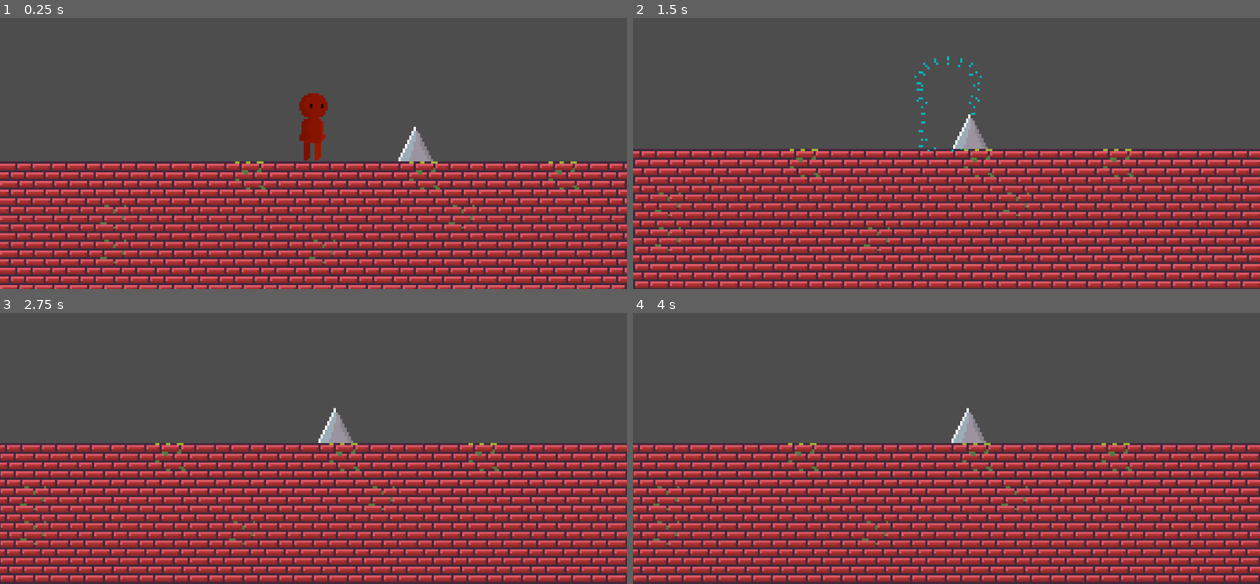
Above: before the commit, frames 1-4 (two rows, left to right).
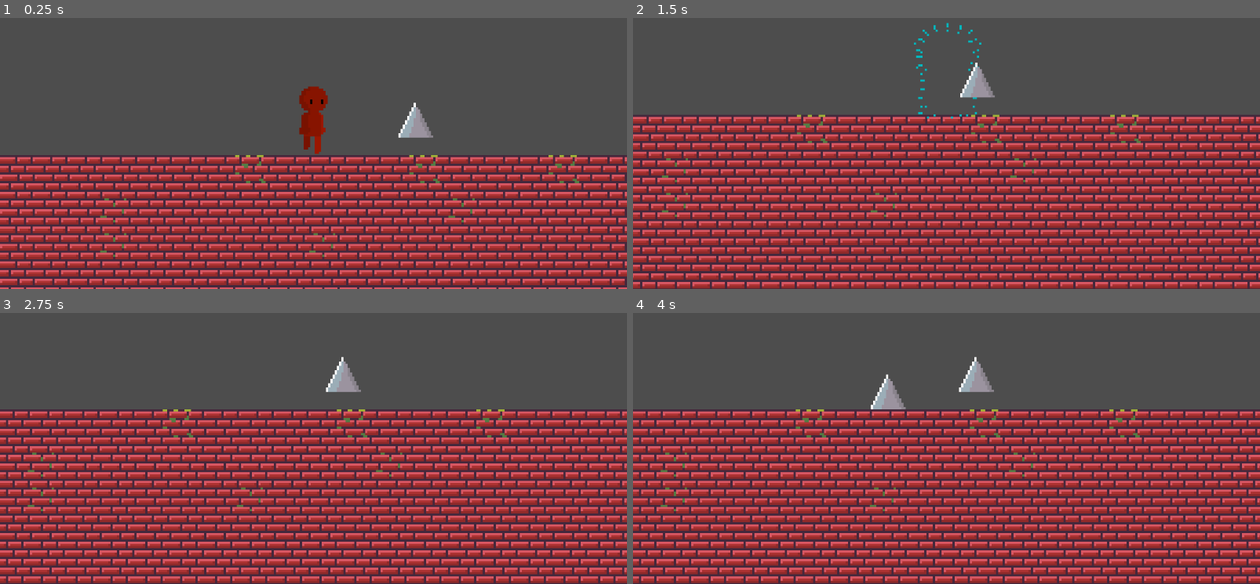
Above: after the commit, the same moments.

Repository: ratmanZorry/GJL-game-parade-game
Game: Godot game, scene res://scenes/main.tscn
Two runs of this game, one before a commit and one after it. Both use one fixed random seed, a clock stepped at 60 frames per second and the inputs below.
Inputs:
- Up to frame 1 (0.25 s): no input
- Up to frame 2 (1.5 s): hold Right (right) from 0.53 s (still down); tap Space (jump) at 0.6, 0.77, 1.07, 1.35 s
- Up to frame 3 (2.75 s): tap Space (jump) at 1.52, 1.82, 2.1 s; release Right (right) at 2.03 s; hold A (left) from 2.03 s (still down)
- Up to frame 4 (4 s): tap Enter at 2.75 s; release A (left) at 2.78 s; hold Right (right) from 2.78 s (still down); tap Space (jump) at 2.85, 3.02, 3.32, 3.5, 3.6, 3.77 s

The runs differ from the first frame. In frame 1, 45% of the frame differs, in the area x 0-100%, y 25-100%; in frame 2, 38%; in frame 3, 45%; in frame 4, 45%, in the area x 0-100%, y 16-100%.

Commit message:
added obstacle spawning

Diff:
--- a/loop-maintainer/project.godot
+++ b/loop-maintainer/project.godot
@@ -17,6 +17,7 @@
 [autoload]
 
 JumpLocationManager="*res://scripts/jump_location_manager.gd"
+GameManager="*res://scripts/game_manager.gd"
 
 [global_group]
 
--- a/loop-maintainer/scenes/big_spike.tscn
+++ b/loop-maintainer/scenes/big_spike.tscn
@@ -6,9 +6,10 @@
 
 [node name="BigSpike" type="Sprite2D" parent="."]
 texture = ExtResource("1_ani81")
+offset = Vector2(0, -8)
 
 [node name="Area2D" type="Area2D" parent="." groups=["kill_hitbox"]]
 
 [node name="CollisionPolygon2D" type="CollisionPolygon2D" parent="Area2D"]
-position = Vector2(0, 1)
+position = Vector2(0, -7)
 polygon = PackedVector2Array(0, -9, 8, 7, -8, 7, -1, -9)
--- /dev/null
+++ b/loop-maintainer/scenes/little_spike.tscn
@@ -0,0 +1,19 @@
+[gd_scene load_steps=3 format=3 uid="uid://dlhtcivj0htu8"]
+
+[ext_resource type="Texture2D" uid="uid://bbipkbtmvr0hr" path="res://sprites/little_spike.png" id="1_lvkj1"]
+
+[sub_resource type="RectangleShape2D" id="RectangleShape2D_mdo1t"]
+size = Vector2(4, 4)
+
+[node name="little_spike" type="Node2D" groups=["kill_hitbox"]]
+
+[node name="Area2D" type="Area2D" parent="." groups=["kill_hitbox"]]
+
+[node name="CollisionShape2D" type="CollisionShape2D" parent="Area2D"]
+position = Vector2(0, -2)
+shape = SubResource("RectangleShape2D_mdo1t")
+
+[node name="LittleSpike" type="Sprite2D" parent="."]
+position = Vector2(0, 1)
+texture = ExtResource("1_lvkj1")
+offset = Vector2(0, -3)
--- a/loop-maintainer/scenes/main.tscn
+++ b/loop-maintainer/scenes/main.tscn
@@ -1,9 +1,11 @@
-[gd_scene load_steps=8 format=3 uid="uid://b1gf36s45q30l"]
+[gd_scene load_steps=10 format=3 uid="uid://b1gf36s45q30l"]
 
 [ext_resource type="PackedScene" uid="uid://bd27q2d1ytent" path="res://scenes/player.tscn" id="1_o5qli"]
 [ext_resource type="Texture2D" uid="uid://bfdmc0dnw73ru" path="res://sprites/blue_tilemap.png" id="2_0wfyh"]
 [ext_resource type="Texture2D" uid="uid://dhl7cylro7aac" path="res://sprites/brick_tilemap.png" id="2_sugp2"]
 [ext_resource type="PackedScene" uid="uid://mnrtaxsycxga" path="res://scenes/big_spike.tscn" id="4_jyhfs"]
+[ext_resource type="Script" uid="uid://dc4v7q65j238f" path="res://scripts/obstacle_spawner.gd" id="5_tbgi4"]
+[ext_resource type="PackedScene" uid="uid://dlhtcivj0htu8" path="res://scenes/little_spike.tscn" id="6_tefeu"]
 
 [sub_resource type="TileSetAtlasSource" id="TileSetAtlasSource_sugp2"]
 texture = ExtResource("2_0wfyh")
@@ -89,3 +91,7 @@
 
 [node name="big_spike" parent="." instance=ExtResource("4_jyhfs")]
 position = Vector2(52, 40)
+
+[node name="obstacle_spawner" type="Node" parent="."]
+script = ExtResource("5_tbgi4")
+easy_obstacles = Array[PackedScene]([ExtResource("4_jyhfs"), ExtResource("6_tefeu")])
--- a/loop-maintainer/scenes/player.tscn
+++ b/loop-maintainer/scenes/player.tscn
@@ -182,9 +182,11 @@
 
 [node name="AnimatedSprite2D" type="AnimatedSprite2D" parent="."]
 sprite_frames = SubResource("SpriteFrames_dqkch")
-animation = &"death"
+animation = &"idle"
+offset = Vector2(0, -15.425)
 
 [node name="CollisionShape2D" type="CollisionShape2D" parent="."]
+position = Vector2(0, -16)
 shape = SubResource("CapsuleShape2D_g2els")
 
 [node name="jump_buffer_timer" type="Timer" parent="."]
@@ -198,6 +200,7 @@
 [node name="Area2D" type="Area2D" parent="."]
 
 [node name="CollisionShape2D" type="CollisionShape2D" parent="Area2D"]
+position = Vector2(0, -16)
 shape = SubResource("CapsuleShape2D_g2els")
 
 [connection signal="timeout" from="jump_buffer_timer" to="." method="_on_jump_buffer_timer_timeout"]
--- /dev/null
+++ b/loop-maintainer/scripts/game_manager.gd
@@ -0,0 +1,7 @@
+extends Node
+
+var should_spawn_obstacles := false
+
+func _ready() -> void:
+	await get_tree().create_timer(3).timeout
+	should_spawn_obstacles = true
--- /dev/null
+++ b/loop-maintainer/scripts/obstacle_spawner.gd
@@ -0,0 +1,14 @@
+extends Node
+
+var did_spawn_obstacles := false
+
+@export var easy_obstacles: Array[PackedScene]
+
+func _process(delta: float) -> void:
+	if GameManager.should_spawn_obstacles and not did_spawn_obstacles:
+		for item in JumpLocationManager.jump_locations:
+			var obstacle_scene = easy_obstacles.pick_random()
+			var obstacle_instance = obstacle_scene.instantiate()
+			obstacle_instance.global_position = item
+			add_child(obstacle_instance)
+			GameManager.should_spawn_obstacles = false
Not shown, added: loop-maintainer/scripts/game_manager.gd.uid
Not shown, added: loop-maintainer/scripts/obstacle_spawner.gd.uid
Binary file added: loop-maintainer/sprites/little_spike.png
Not shown, changed: loop-maintainer/sprites/little_spike.png.import
Binary file removed: loop-maintainer/sprites/little_spikes.png
